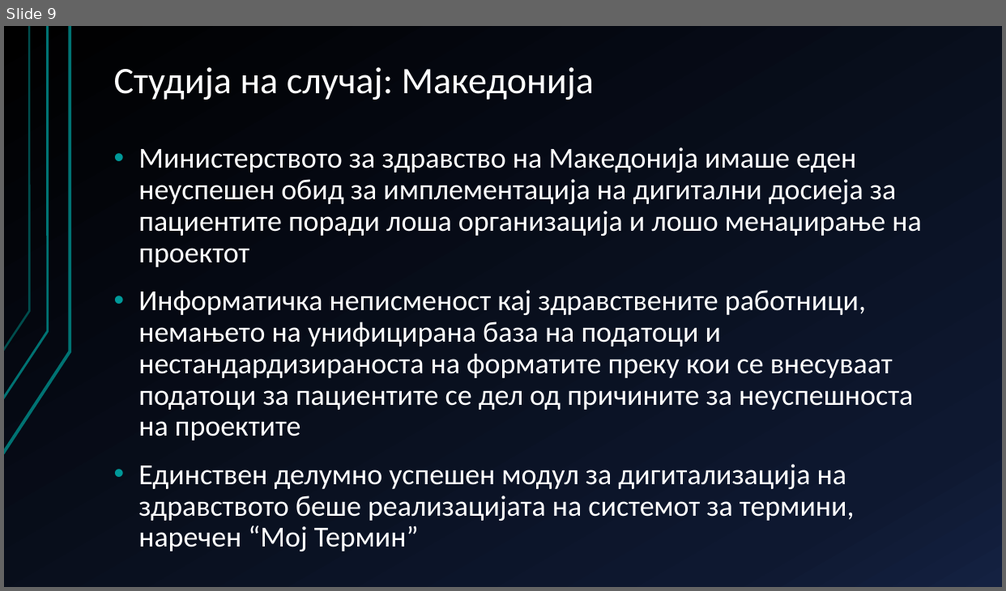
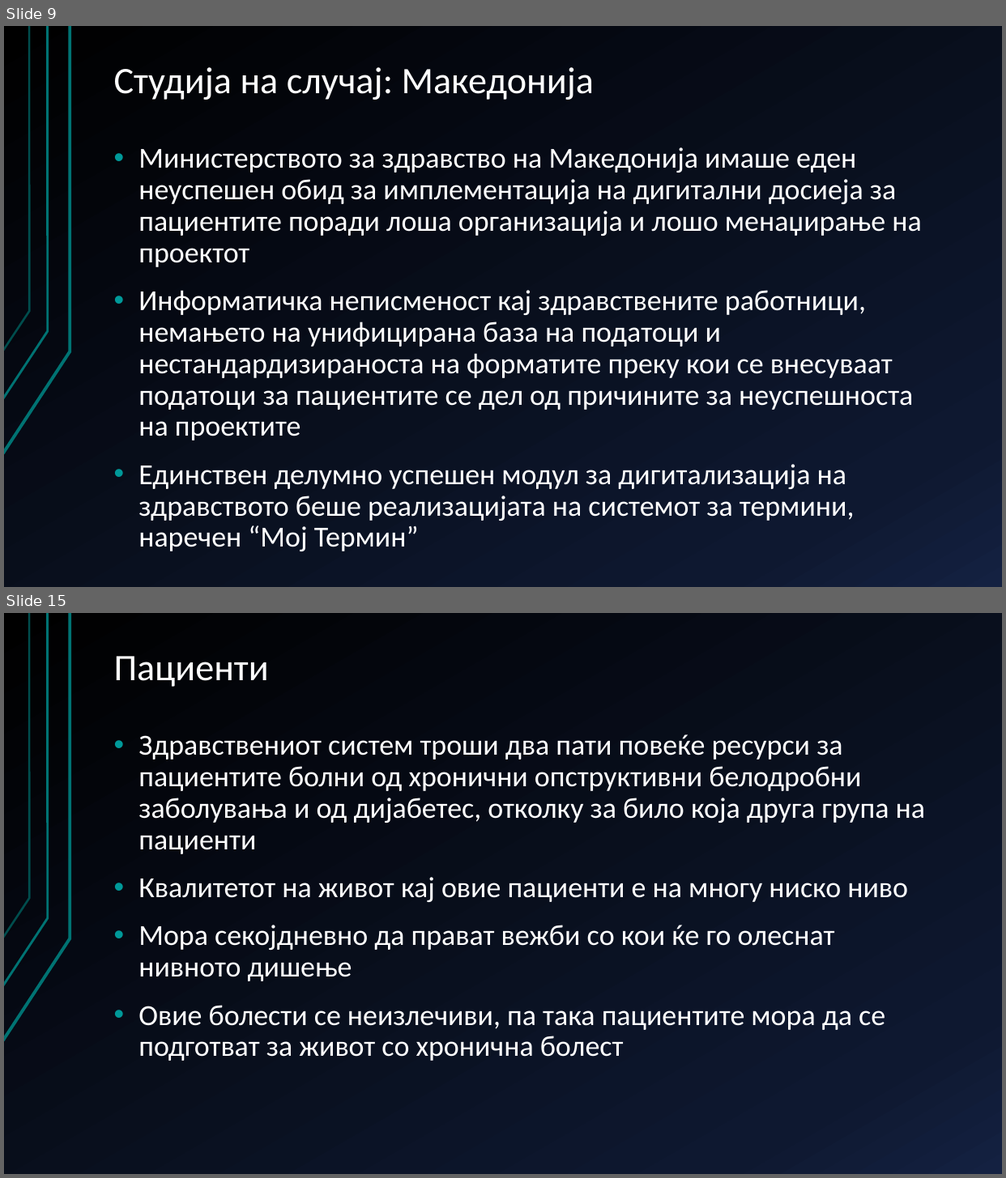
Before and after one commit to AlenDosev/Master, a slide deck: Master.pptx. Shown one above the other, each under a label of ours: slide 9 before the commit, slides 9 and 15 after it; the slides between them are not shown. The pictures are 1006x591 and 1006x1178 pixels, drawn with LibreOffice and Linux fonts; fonts in the diff are those of the drawing. Boxes give left, top, right and bottom in pixels: in the first picture for what was removed or moved away, otherwise in the second. Text is boxed around its words. In the diff, an @@ line names an element or a change of style, - is before the commit and + after.

```diff
--- a/Master.pptx
+++ b/Master.pptx
@@ slide 15 added at (4, 613, 1002, 1174), background gradient #000000 to #0F1931 to #142242; not listed: 3 template elements that a slide beside it also shows @@
@@ title added at (114, 656, 269, 687), 36 pt, text #FFFFFF @@
+Пациенти
@@ text added at (138, 735, 925, 1061), 28 pt, text #FFFFFF @@
+• Здравствениот систем троши два пати повеќе ресурси за пациентите болни од хронични опструктивни белодробни заболувања и од дијабетес, отколку за било која друга група на пациенти
+• Квалитетот на живот кај овие пациенти е на многу ниско ниво
+• Мора секојдневно да прават вежби со кои ќе го олеснат нивното дишење
+• Овие болести се неизлечиви, па така пациентите мора да се подготват за живот со хронична болест
```
Also in this commit, not shown: 1 slide changed, 7 other slides added, 8 slides removed, 1 other file.
